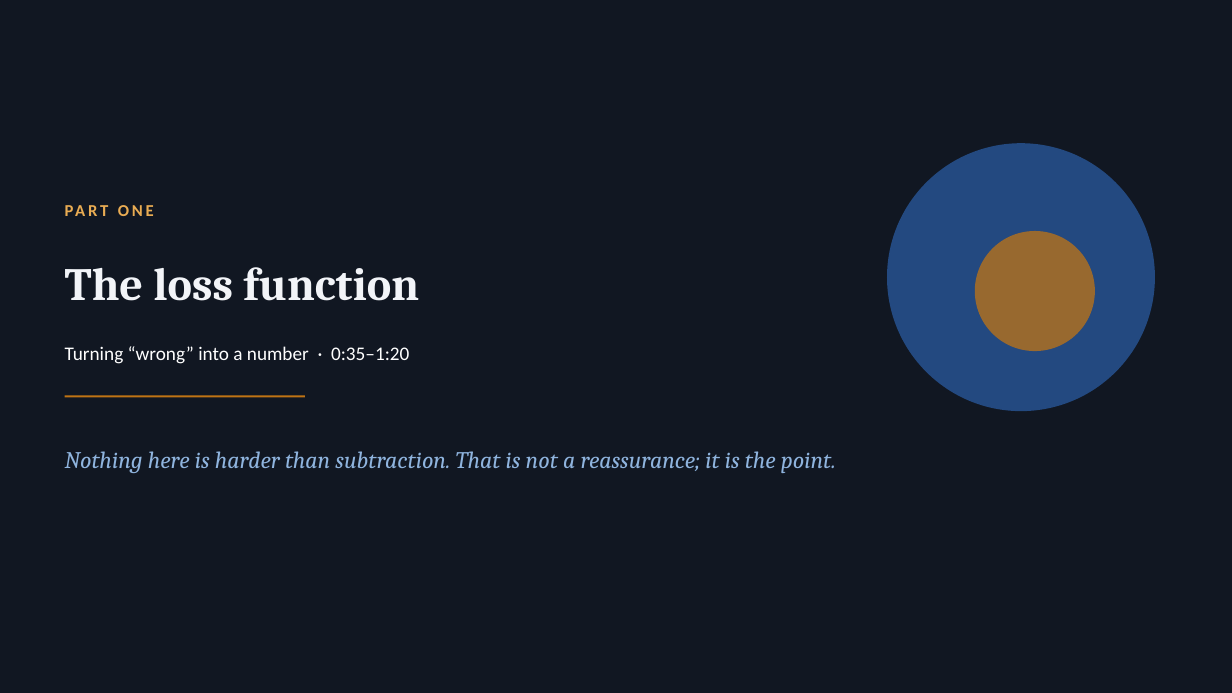
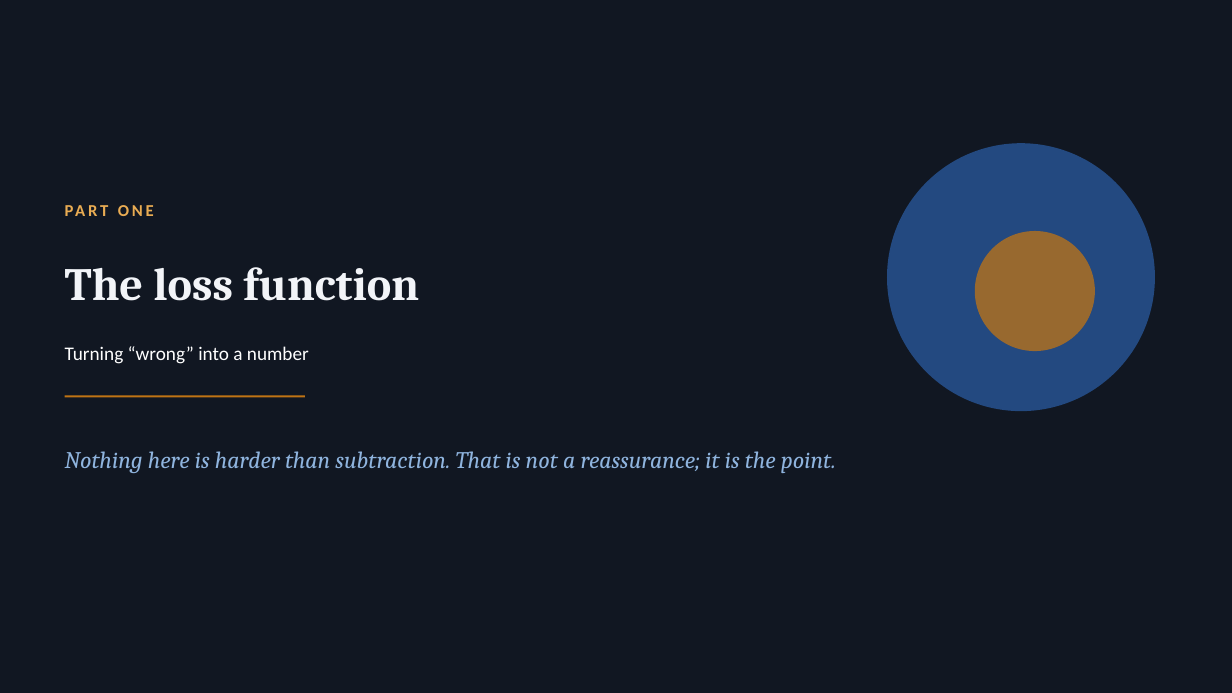
Before and after one commit to lindagaw/lindagaw.github.io, a slide deck: slide 8 of courses/COLL150-Fall26/Slides/Unit 5 - Loss Function Gradient and Descent.pptx (slide 9 before the commit). Drawn at 1232x693 pixels with LibreOffice and Linux fonts; fonts in the diff are those of the drawing. Boxes give left, top, right and bottom in pixels: in the first picture for what was removed or moved away, otherwise in the second. Text is boxed around its words. In the diff, an @@ line names an element or a change of style, - is before the commit and + after.

```diff
--- a/courses/COLL150-Fall26/Slides/Unit 5 - Loss Function Gradient and Descent.pptx
+++ b/courses/COLL150-Fall26/Slides/Unit 5 - Loss Function Gradient and Descent.pptx
@@ text at bbox=[65, 346, 309, 364]: text changed @@
-Turning “wrong” into a number · 0:35–1:20
+Turning “wrong” into a number
```
Also in this commit, not shown: 4 other slides changed, 3 slides removed, 5 other files.
